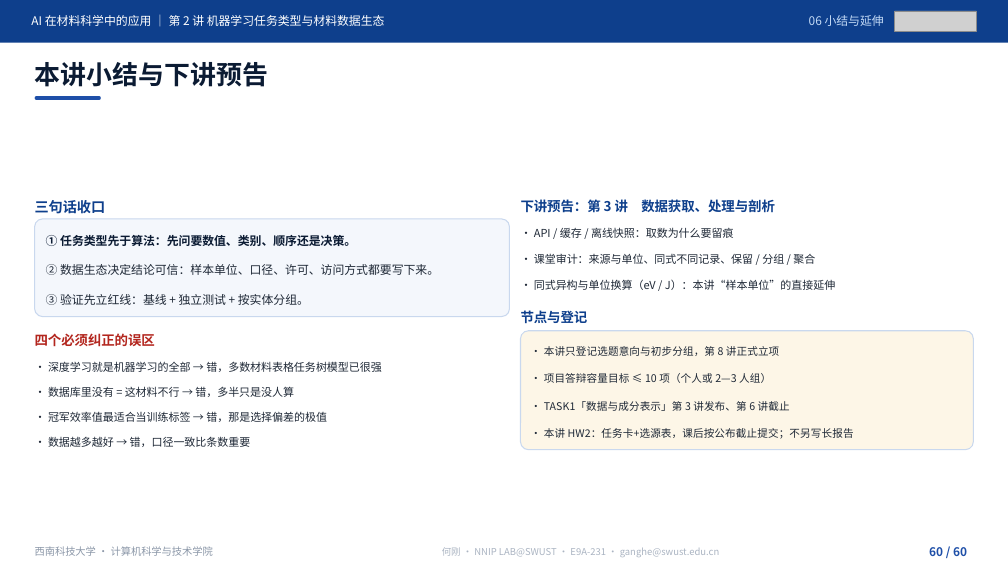
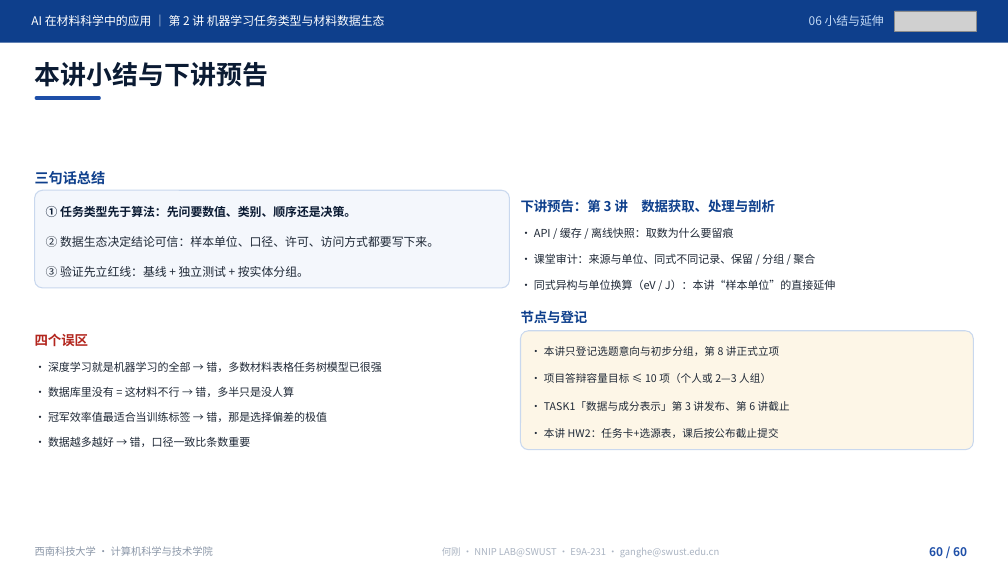
Before and after one commit to cosfrist/Applications-of-Artificial-Intelligence-in-Materials-Science-SWUST, a slide deck: slide 60 of lectures/02-机器学习任务类型与材料数据生态/AI在材料科学中的应用-第2讲 机器学习任务类型与材料数据生态-V5.pptx. Drawn at 1008x567 pixels with LibreOffice and Linux fonts; fonts in the diff are those of the drawing; grey boxes stand for pictures. Boxes give left, top, right and bottom in pixels: in the first picture for what was removed or moved away, otherwise in the second. Text is boxed around its words. In the diff, an @@ line names an element or a change of style, - is before the commit and + after.

Commit message:
第2讲课件按 2026-11-19 手动更新，配套文件同步
课件（8,774,546 → 8,739,397 B，SHA f12647c3…，仍 60 页）
- 术语统一：结构「策展库」→「精选库（Curated）」，P36—P39 相关表述同步改写
- P36 六问重写（开放/混合/订阅、访问方式、策展程度、规模覆盖、数据类型、FAIR）
- 页标题改写：P40「规模怎么读…」→「数据集规模」、P41「材料数据资源清单：从哪里找数据」→「材料数据资源清单」、
  P59 去「（10 分钟）」、P60「本讲小结、常见误区与下讲预告」→「本讲小结与下讲预告」
- 化学式改真下标：MAPbI3→MAPbI₃、ABX3→ABX₃、LiFePO4→LiFePO₄；P51 PCE 公式 Jsc/Voc/Pin 改下标
- 配图替换 P35、P36、P44、P49、P51：图片对象 91 → 94，唯一媒体 31 → 34

配套
- 讲义：按新备注重建 P2、P37、P44、P48、P51 五段；5 个页标题同步；
  备注里三处文本粘连（P37 的 HTE 注释、P48 的「甲基铵碘化铅」、P51 的 PCE 注释）只在原字符间插入换行，未改字
- 授课路线：5 个页标题同步
- source_index §6：按新课件重建 34 行（94 个图片对象、34 个唯一媒体、60 页眉）
- SHA256 清单：课件/讲义/路线/索引四行重算，复算 6/6 一致
- README：版本改 2026-11-19，新增修订说明，并更正上一轮遗留的「可见文字与备注未变」错误表述

```diff
--- a/lectures/02-机器学习任务类型与材料数据生态/AI在材料科学中的应用-第2讲 机器学习任务类型与材料数据生态-V5.pptx
+++ b/lectures/02-机器学习任务类型与材料数据生态/AI在材料科学中的应用-第2讲 机器学习任务类型与材料数据生态-V5.pptx
@@ text at <box>35,171,106,185</box>: text changed @@
-三句话收口
+三句话总结
@@ 3 texts, 1 rounded rectangle: place and size @@
-3 texts, 1 rounded rectangle at <box>35,219,510,317</box>
+3 texts, 1 rounded rectangle at <box>35,191,510,288</box>
@@ text at <box>35,333,89,347</box>: text changed @@
-四个必须纠正的误区
+四个误区
@@ text at <box>544,428,779,438</box>: text changed @@
-· 本讲 HW2：任务卡+选源表，课后按公布截止提交；不另写长报告
+· 本讲 HW2：任务卡+选源表，课后按公布截止提交
```
Also in this commit, not shown: 16 other slides changed, 5 other files.
